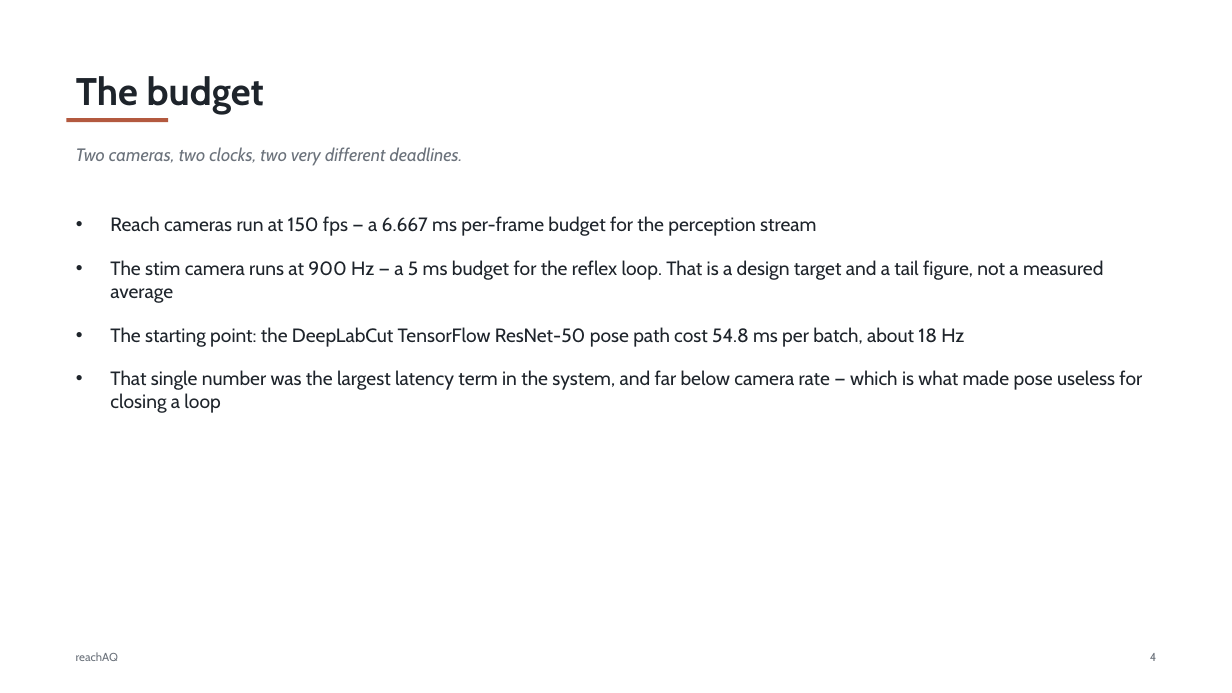
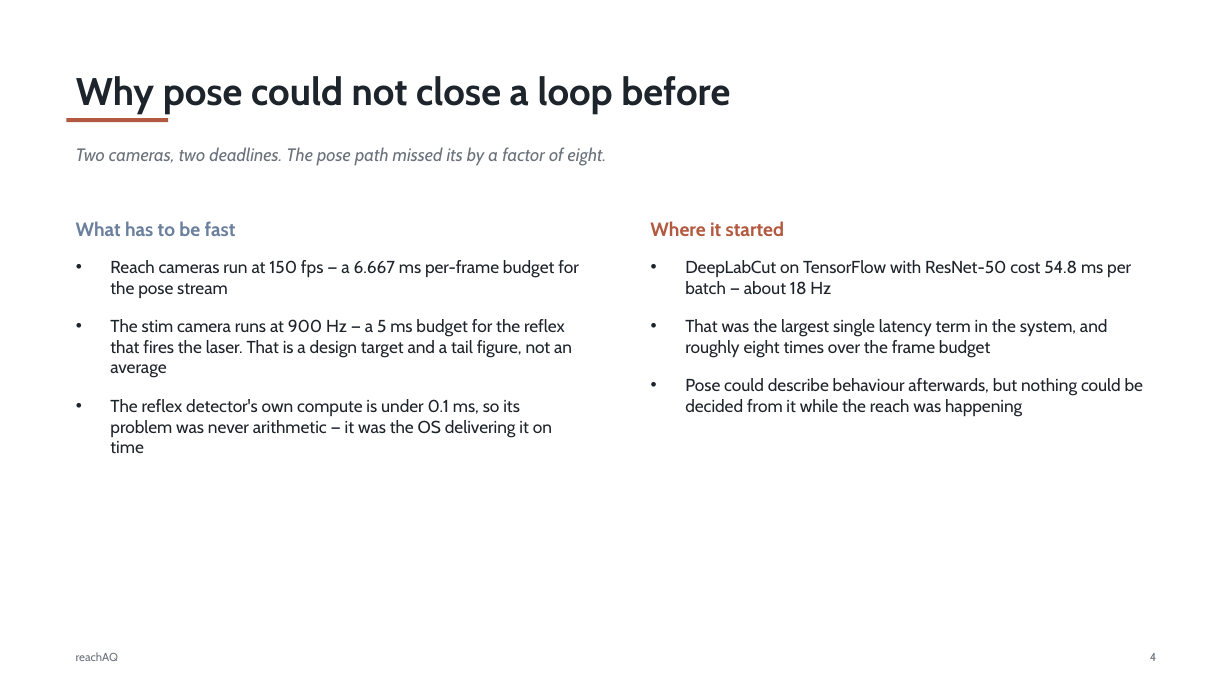
Before and after one commit to Cerebellum-Lab/reachAQ, a slide deck: slide 4 of docs/presentation/reachAQ-overview.pptx. Drawn at 1232x693 pixels with LibreOffice and Linux fonts; fonts in the diff are those of the drawing. Boxes give left, top, right and bottom in pixels: in the first picture for what was removed or moved away, otherwise in the second. Text is boxed around its words. In the diff, an @@ line names an element or a change of style, - is before the commit and + after.

Commit message:
docs(presentation): rebuild the deck file at its real path

```diff
--- a/docs/presentation/reachAQ-overview.pptx
+++ b/docs/presentation/reachAQ-overview.pptx
@@ title at (76,76,730,114): text changed @@
-The budget
+Why pose could not close a loop before
@@ text at (76,147,607,166): text changed @@
-Two cameras, two clocks, two very different deadlines.
+Two cameras, two deadlines. The pose path missed its by a factor of eight.
@@ text added at (76,221,236,236), 15 pt, text #6B7F9E, bold @@
+What has to be fast
@@ text added at (650,221,784,236), 15 pt, text #B3593F, bold @@
+Where it started
@@ text at (110,260,579,453): text changed; size 15 to 13.5 pt @@
-• Reach cameras run at 150 fps — a 6.667 ms per-frame budget for the perception stream
-• The stim camera runs at 900 Hz — a 5 ms budget for the reflex loop. That is a design target and a tail figure, not a measured average
-• The starting point: the DeepLabCut TensorFlow ResNet-50 pose path cost 54.8 ms per batch, about 18 Hz
-• That single number was the largest latency term in the system, and far below camera rate — which is what made pose useless for closing a loop
+• Reach cameras run at 150 fps — a 6.667 ms per-frame budget for the pose stream
+• The stim camera runs at 900 Hz — a 5 ms budget for the reflex that fires the laser. That is a design target and a tail figure, not an average
+• The reflex detector's own compute is under 0.1 ms, so its problem was never arithmetic — it was the OS delivering it on time
@@ text added at (685,260,1143,417), 13.5 pt, text #1E242B @@
+• DeepLabCut on TensorFlow with ResNet-50 cost 54.8 ms per batch — about 18 Hz
+• That was the largest single latency term in the system, and roughly eight times over the frame budget
+• Pose could describe behaviour afterwards, but nothing could be decided from it while the reach was happening
```
Also in this commit, not shown: 5 other slides changed, 3 slides added, 5 slides removed.
